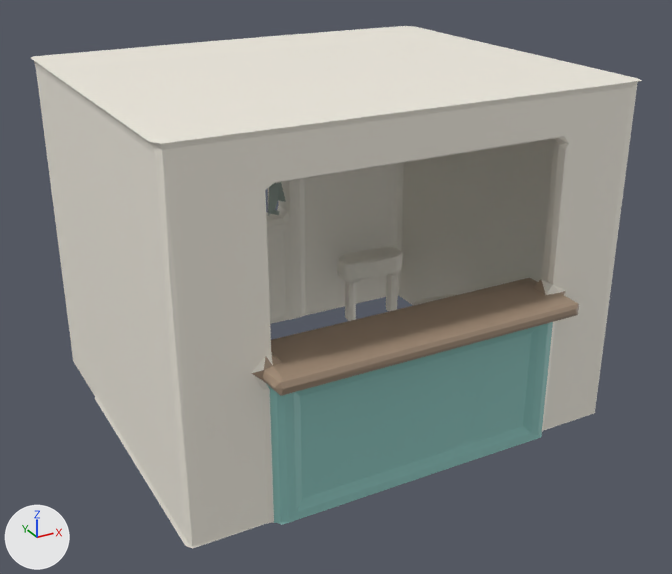
The glTF model docs/univers/archipeo/batiments/modeles/5e-batiment-echoppe-de-bazar/etape-1.glb as it was, and as the next commit left it.
The view is the same before and after, from a camera (50 mm lens) standing at (-0.812, -1.322, 0.858) and looking at (-0.085, -0.001, 0.197). Arrows for +X, +Y and +Z are at lower left; the lights stay in place. The picture after the commit comes second. Vertices at exactly the same position are counted once.

In view in the first picture: 'geometry_0'.
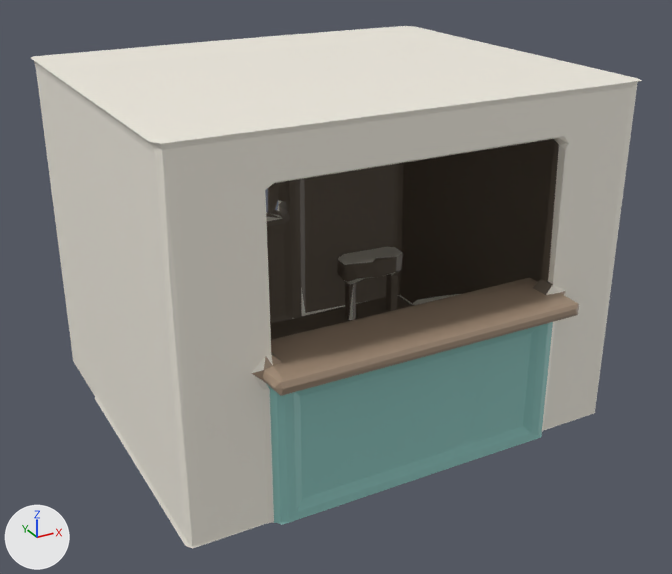
Boxes (x1, y1, x2, y2) around the edits, measured in the pictures (672 x 574 px):
part 1 of me_geometry_0, added: after (270, 297, 410, 340)
part 2 of me_geometry_0, built on (mostly hidden): (53, 206, 413, 523) in both
part 3 of me_geometry_0, recoloured (darker): (266, 139, 559, 360) in both

What the commit changed:
me_geometry_0 is used by ob_geometry_0; location (0.0, 0.0, 0.0).
me_geometry_0 had 1042 vertices, 1816 faces and spanned x -0.494..0.44, y -0.36..0.386, z 0.0..0.579.
me_geometry_0 now has 1127 vertices, 2112 faces and spans x -0.494..0.44, y -0.36..0.386, z 0.0..0.579.
me_geometry_0 part 1: a new loose piece of 46 vertices spanning x -0.461..0.223, y -0.273..0.286, z 0.003, in mat_defaultmaterial.
Part 2, on me_geometry_0:
81 faces are deleted.
12 vertices are added at x -0.213..0.409, y -0.304..0.318, z 0.003.
12 new vertices lie (0.0, 0.031, 0.0) away from vertices in x -0.213..0.409, y -0.304..0.318, z 0.003.
325 new faces join them.
me_geometry_0 part 3: 789 kept faces spanning x -0.45..0.425, y -0.31..0.38, z 0.0..0.536 get new vertex colours; the middle colour goes from white #f4efe3 to brown #7c7062.
Other edits to the shape of me_geometry_0 do not show in these pictures.
